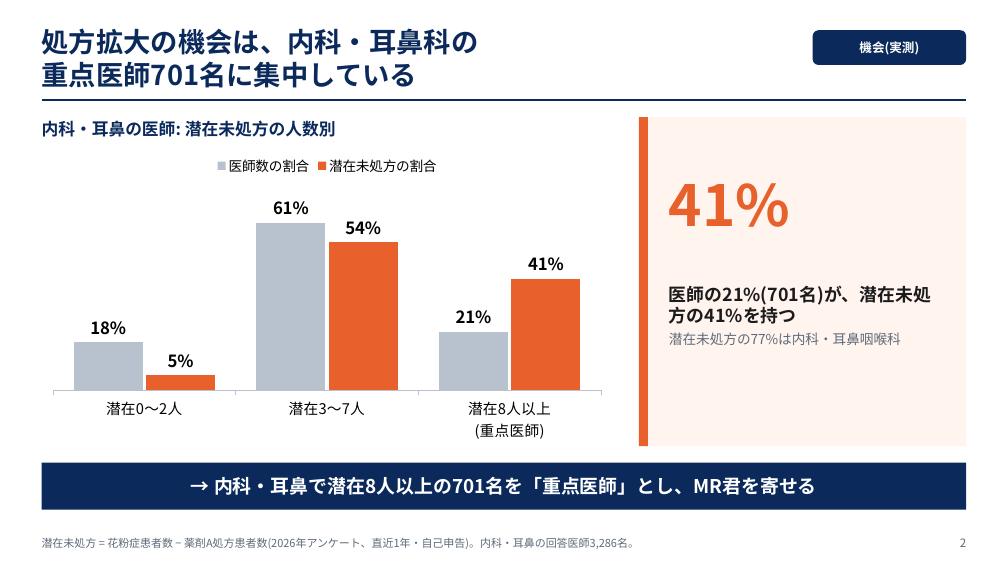
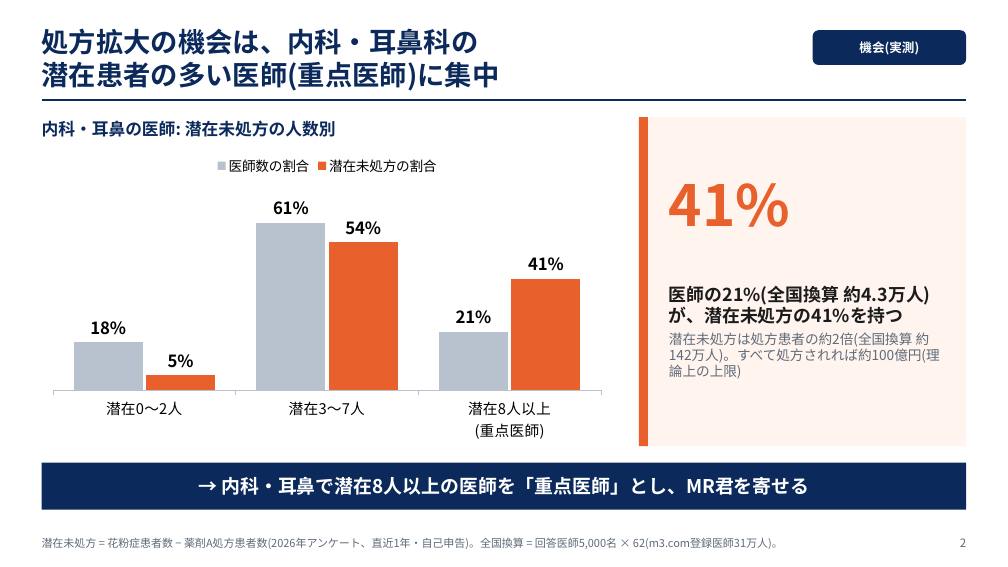
Before and after one commit to 266e202e-beep/m3, a slide deck: slide 2 of final_deliverables/v5/20261009_最終発表_v5.pptx. Drawn at 1008x567 pixels with LibreOffice and Linux fonts; fonts in the diff are those of the drawing. Boxes give left, top, right and bottom in pixels: in the first picture for what was removed or moved away, otherwise in the second. Text is boxed around its words. In the diff, an @@ line names an element or a change of style, - is before the commit and + after.

```diff
--- a/final_deliverables/v5/20261009_最終発表_v5.pptx
+++ b/final_deliverables/v5/20261009_最終発表_v5.pptx
@@ text at (42,61,500,91): text changed @@
-重点医師701名に集中している
+潜在患者の多い医師(重点医師)に集中
@@ text at (669,285,940,379): text changed; size 17 to 13 pt; text colour #1B1B1B to #5F6B7A; bold off @@
-医師の21%(701名)が、潜在未処方の41%を持つ
-潜在未処方の77%は内科・耳鼻咽喉科
+医師の21%(全国換算 約4.3万人)が、潜在未処方の41%を持つ
+潜在未処方は処方患者の約2倍(全国換算 約142万人)。すべて処方されれば約100億円(理論上の上限)
@@ text in rectangle at (221,477,809,495): text changed @@
-→ 内科・耳鼻で潜在8人以上の701名を「重点医師」とし、MR君を寄せる
+→ 内科・耳鼻で潜在8人以上の医師を「重点医師」とし、MR君を寄せる
@@ text at (42,538,783,549): text changed @@
-潜在未処方 = 花粉症患者数 − 薬剤A処方患者数(2026年アンケート、直近1年・自己申告)。内科・耳鼻の回答医師3,286名。
+潜在未処方 = 花粉症患者数 − 薬剤A処方患者数(2026年アンケート、直近1年・自己申告)。全国換算 = 回答医師5,000名 × 62(m3.com登録医師31万人)。
```
Also in this commit, not shown: 8 other slides changed, 17 other files.
